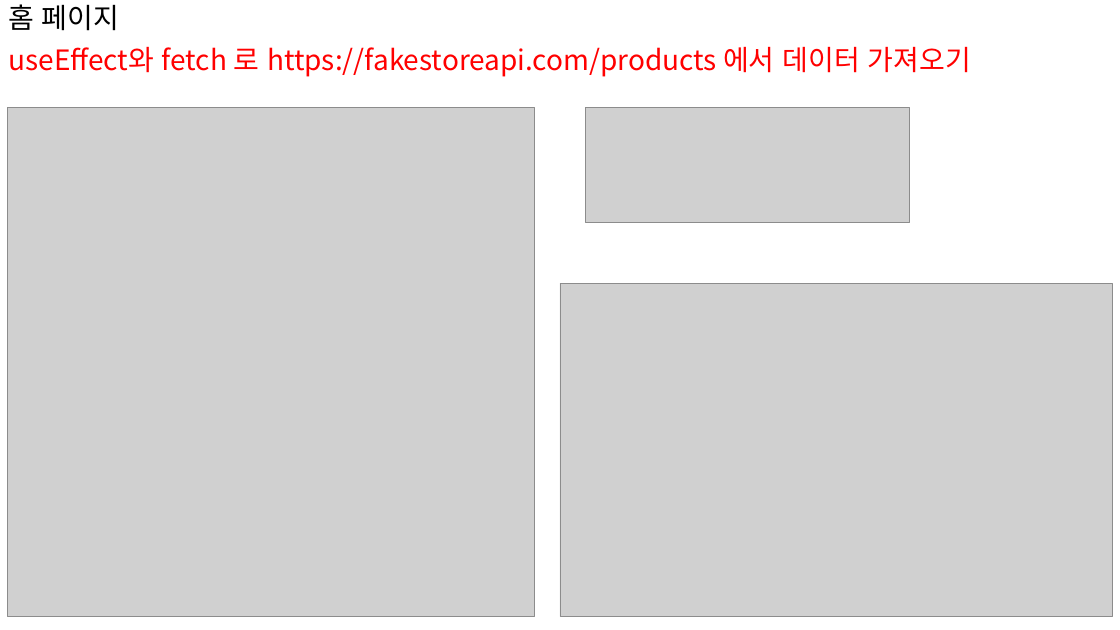
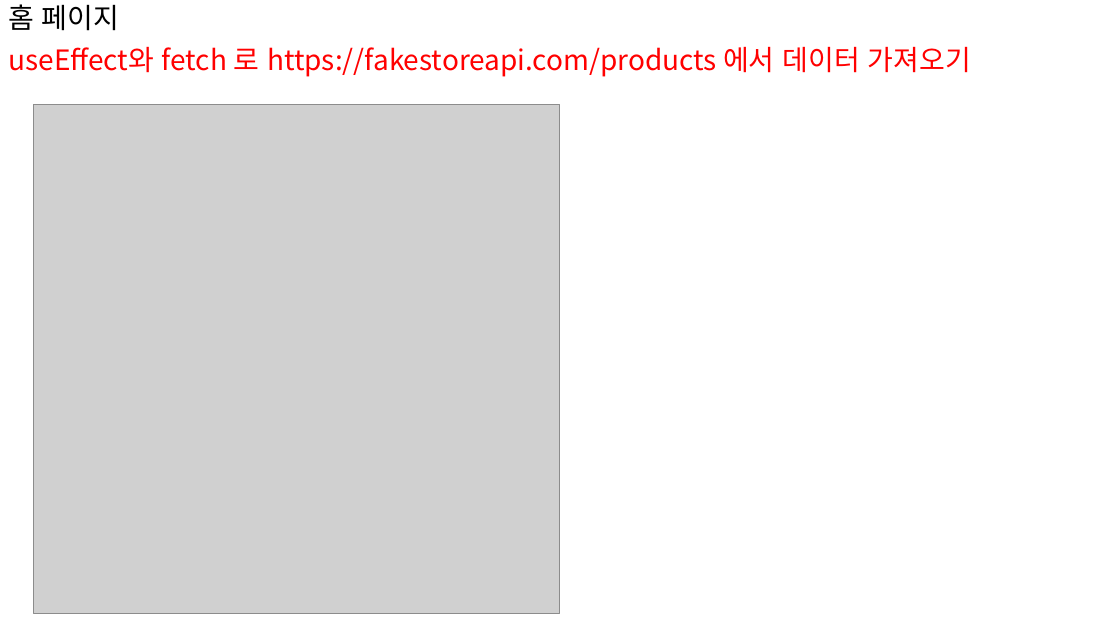
Before and after one commit to sonsungjong/react_shopping_cart, a slide deck: slide 6 of 쇼핑카트 자료.pptx. Drawn at 1120x630 pixels with LibreOffice and Linux fonts; fonts in the diff are those of the drawing; grey boxes stand for pictures. Boxes give left, top, right and bottom in pixels: in the first picture for what was removed or moved away, otherwise in the second. Text is boxed around its words. In the diff, an @@ line names an element or a change of style, - is before the commit and + after.

```diff
--- a/쇼핑카트 자료.pptx
+++ b/쇼핑카트 자료.pptx
@@ picture: place and size @@
-picture at <box>8,108,534,617</box>
+picture at <box>33,104,560,613</box>
@@ picture removed at <box>586,108,909,223</box> @@
@@ picture removed at <box>560,283,1113,617</box> @@
```
Also in this commit, not shown: 7 other slides changed, 1 slide added, 3 other files.
